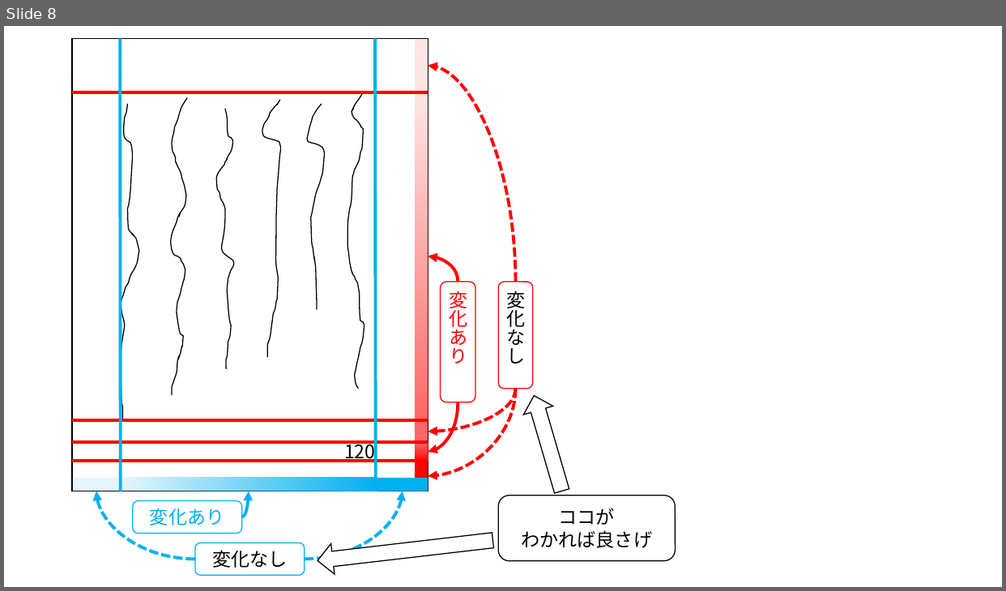
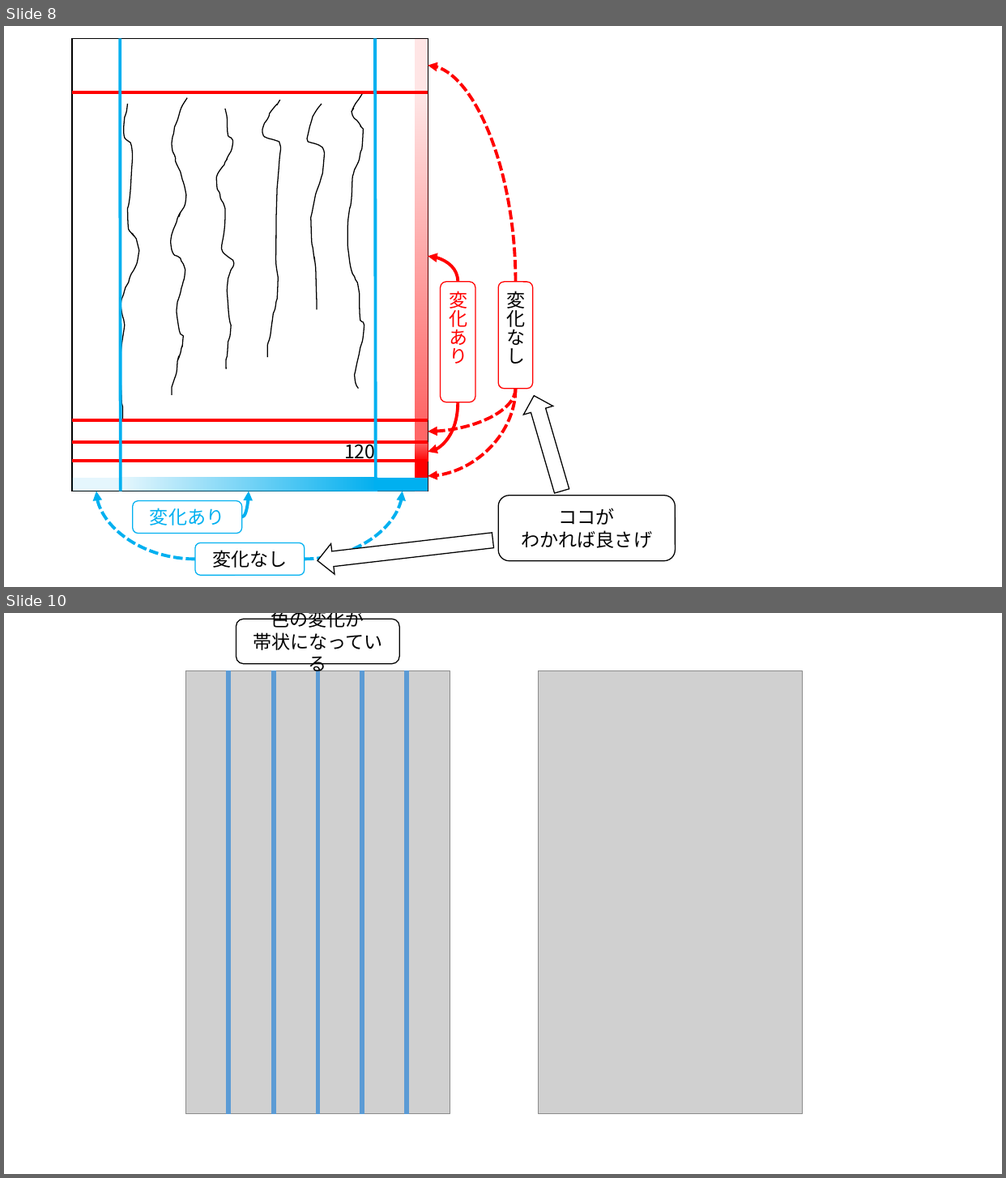
Before and after one commit to kyokushin/EBookChecker, a slide deck: documents_for_blog/blog.pptx. Shown one above the other, each under a label of ours: slide 8 before the commit, slides 8 and 10 after it; the slides between them are not shown. The pictures are 1006x591 and 1006x1178 pixels, drawn with LibreOffice and Linux fonts; fonts in the diff are those of the drawing; grey boxes stand for pictures. Boxes give left, top, right and bottom in pixels: in the first picture for what was removed or moved away, otherwise in the second. Text is boxed around its words. In the diff, an @@ line names an element or a change of style, - is before the commit and + after.

```diff
--- a/documents_for_blog/blog.pptx
+++ b/documents_for_blog/blog.pptx
@@ slide 10 added at (4,613,1002,1174), background #FFFFFF @@
@@ rounded rectangle added at (236,619,399,664), fill #FFFFFF, outline #000000 1 pt, 18 pt, text #000000 @@
+色の変化が
+帯状になっている
@@ picture added at (186,671,450,1114) @@
@@ line added from (228, 671) to (228, 1114), #5B9BD5 4.5 pt @@
@@ line added from (274, 671) to (274, 1114), #5B9BD5 4.5 pt @@
@@ line added from (317, 671) to (317, 1114), #5B9BD5 4.5 pt @@
@@ line added from (363, 671) to (363, 1114), #5B9BD5 4.5 pt @@
@@ line added from (407, 671) to (407, 1114), #5B9BD5 4.5 pt @@
@@ picture added at (538,671,802,1114) @@
```
Also in this commit, not shown: 2 slides changed.
